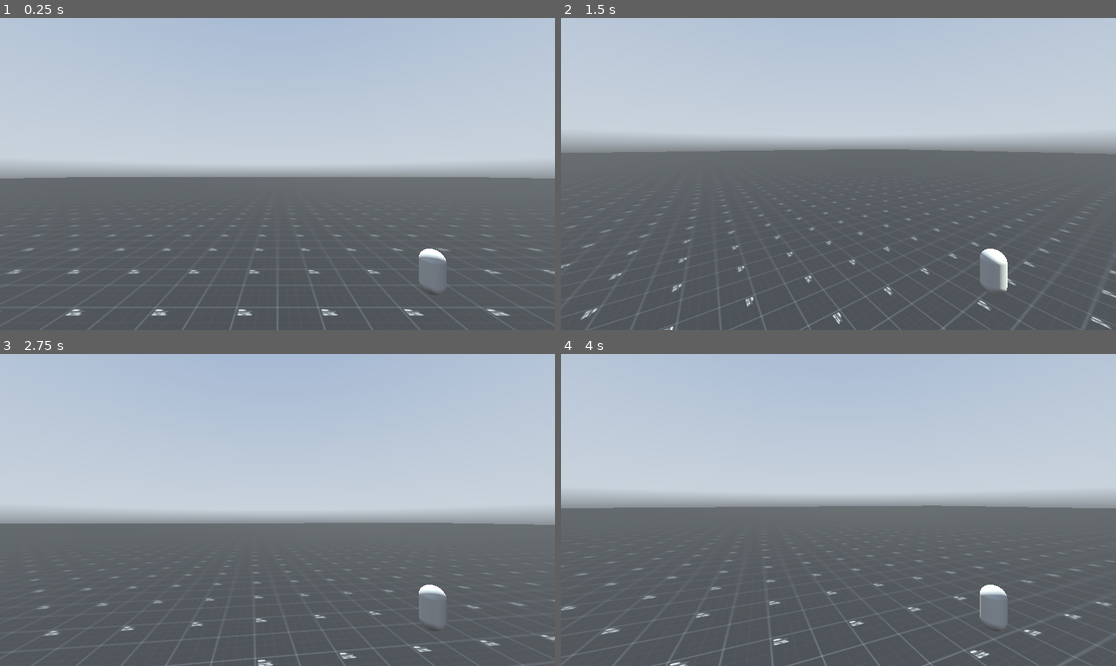
Above: before the commit, frames 1-4 (two rows, left to right).
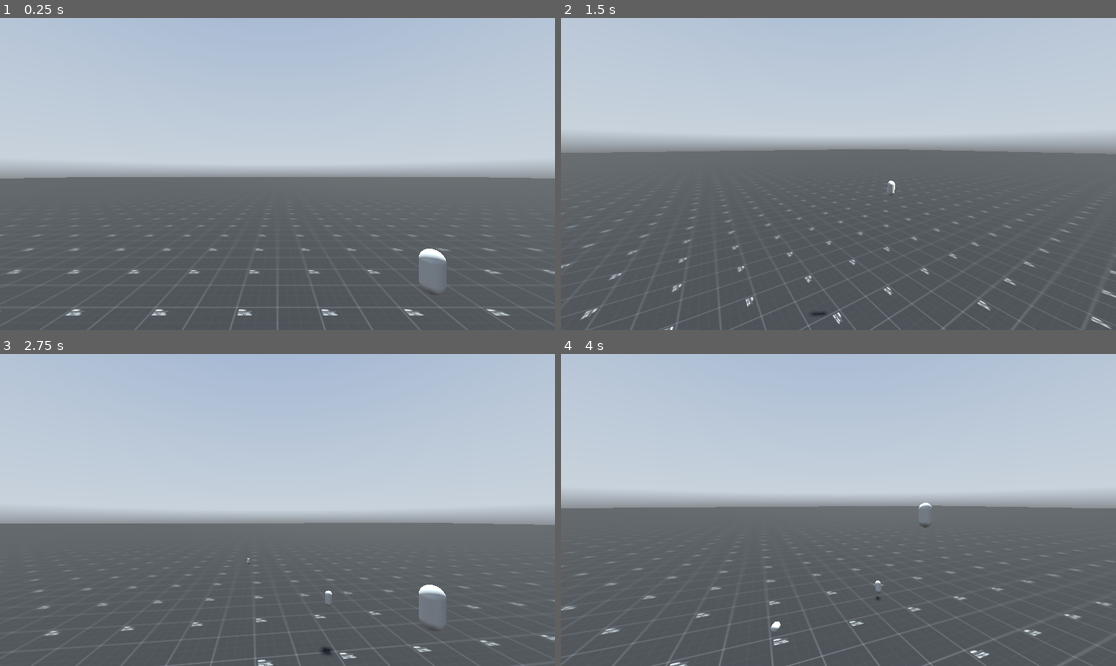
Above: after the commit, the same moments.

Repository: KANAjetzt/MFGJ-S-24-Flashing
Game: Godot game, scene res://main.tscn
Same seed, same stepped clock (60 frames per second), same inputs: the game is played once before the commit and once after it. A sky picture missing from this copy of the repository is replaced by a grey-blue gradient.
Inputs (mouse positions are in pixels of both pictures, inside the frame that each line leads up to):
- Up to frame 1 (0.25 s): no input
- Up to frame 2 (1.5 s): tap Enter at 0.5 s; move the mouse to (866, 174) at 0.52 s; hold W (up) 0.53-1.28 s; hold L (mouse_capture) 0.53-1.28 s; tap Space (jump) at 0.77 s; click (866, 174) at 0.8 s; move the mouse to (727, 189) at 1.27 s; hold S (down) from 1.28 s (still down); click (727, 189) at 1.35 s
- Up to frame 3 (2.75 s): tap Space (jump) at 1.52 s; tap L (mouse_capture) at 1.55 s; move the mouse to (288, 503) at 2.02 s; release S (down) at 2.03 s; hold W (up) from 2.03 s (still down); hold L (mouse_capture) from 2.03 s (still down); click (288, 503) at 2.3 s
- Up to frame 4 (4 s): keep holding W (up); move the mouse to (810, 572) at 2.77 s; release L (mouse_capture) at 2.78 s; click (810, 572) at 2.85 s; tap Space (jump) at 3.02, 3.77 s; tap L (mouse_capture) at 3.05 s; move the mouse to (877, 513) at 3.52 s; hold L (mouse_capture) from 3.53 s (still down); click (877, 513) at 3.8 s

The runs differ from the first frame. In frame 2, 0.6% of the frame differs, in the area x 45-81%, y 52-96%; in frame 3, less than 0.1%; in frame 4, 0.7%, in the area x 37-81%, y 47-89%.

Commit message:
feat: :sparkles: throw

Diff:
--- /dev/null
+++ b/Player/flash.gd
@@ -0,0 +1,12 @@
+class_name Flash
+extends RigidBody3D
+
+
+# Called when the node enters the scene tree for the first time.
+func _ready() -> void:
+	pass # Replace with function body.
+
+
+# Called every frame. 'delta' is the elapsed time since the previous frame.
+func _process(delta: float) -> void:
+	pass
--- /dev/null
+++ b/Player/flash.tscn
@@ -0,0 +1,24 @@
+[gd_scene load_steps=4 format=3 uid="uid://ixqo8lbxbvq7"]
+
+[ext_resource type="Script" path="res://Player/flash.gd" id="1_43v0a"]
+
+[sub_resource type="CapsuleShape3D" id="CapsuleShape3D_3yjbp"]
+radius = 0.05
+height = 0.2
+
+[sub_resource type="CapsuleMesh" id="CapsuleMesh_7rpr1"]
+radius = 0.05
+height = 0.2
+
+[node name="RigidBody3D" type="RigidBody3D"]
+transform = Transform3D(1, 0, 0, 0, 1, 0, 0, 0, 1, 0.7, 0.25, 0)
+freeze = true
+script = ExtResource("1_43v0a")
+metadata/_edit_group_ = true
+
+[node name="CollisionShape3D" type="CollisionShape3D" parent="."]
+shape = SubResource("CapsuleShape3D_3yjbp")
+
+[node name="MeshInstance3D" type="MeshInstance3D" parent="."]
+mesh = SubResource("CapsuleMesh_7rpr1")
+skeleton = NodePath("../..")
--- /dev/null
+++ b/Player/flash_dummy.tscn
@@ -0,0 +1,8 @@
+[gd_scene load_steps=2 format=3 uid="uid://b4sdsx7buvfgt"]
+
+[ext_resource type="PackedScene" uid="uid://ixqo8lbxbvq7" path="res://Player/flash.tscn" id="1_6xuge"]
+
+[node name="RigidBody3D" instance=ExtResource("1_6xuge")]
+
+[node name="CollisionShape3D" parent="." index="0"]
+disabled = true
--- a/Player/player.tscn
+++ b/Player/player.tscn
@@ -1,6 +1,8 @@
 [gd_scene load_steps=7 format=3 uid="uid://tx8rk8l8fp1y"]
 
 [ext_resource type="Script" path="res://player.gd" id="1_bnsm5"]
+[ext_resource type="PackedScene" uid="uid://ixqo8lbxbvq7" path="res://Player/flash.tscn" id="2_7e25n"]
+[ext_resource type="PackedScene" uid="uid://b4sdsx7buvfgt" path="res://Player/flash_dummy.tscn" id="3_eg24w"]
 
 [sub_resource type="StandardMaterial3D" id="StandardMaterial3D_i2yo1"]
 metallic = 0.94
@@ -11,16 +13,11 @@
 [sub_resource type="CapsuleShape3D" id="CapsuleShape3D_3fsqp"]
 height = 1.8
 
-[sub_resource type="CapsuleShape3D" id="CapsuleShape3D_3yjbp"]
-radius = 0.05
-height = 0.2
-
-[sub_resource type="CapsuleMesh" id="CapsuleMesh_7rpr1"]
-radius = 0.05
-height = 0.2
-
 [node name="Player" type="CharacterBody3D"]
 script = ExtResource("1_bnsm5")
+flash_scene = ExtResource("2_7e25n")
+flash_dummy_scene = ExtResource("3_eg24w")
+throw_force_multiplier = 10.0
 
 [node name="MeshInstance3D" type="MeshInstance3D" parent="."]
 transform = Transform3D(1, 0, 0, 0, 1, 0, 0, 0, 1, 0, 0.960043, 0)
@@ -35,19 +32,13 @@
 unique_name_in_owner = true
 transform = Transform3D(1, 0, 0, 0, 1, 0, 0, 0, 1, 0, 1.70092, 0)
 
-[node name="Camera3D" type="Camera3D" parent="Head"]
+[node name="Camera" type="Camera3D" parent="Head"]
+unique_name_in_owner = true
 
 [node name="Hand" type="Node3D" parent="Head"]
-transform = Transform3D(1, 0, 0, 0, 1, 0, 0, 0, 1, 0, -0.691174, -0.920213)
+unique_name_in_owner = true
+transform = Transform3D(1, 0, 0, 0, 1, 0, 0, 0, 1, 0.70099, -0.443401, -0.920213)
 
-[node name="RigidBody3D" type="RigidBody3D" parent="Head/Hand"]
-transform = Transform3D(1, 0, 0, 0, 1, 0, 0, 0, 1, 0.7, 0.25, 0)
-freeze = true
-metadata/_edit_group_ = true
-
-[node name="CollisionShape3D" type="CollisionShape3D" parent="Head/Hand/RigidBody3D"]
-shape = SubResource("CapsuleShape3D_3yjbp")
-
-[node name="MeshInstance3D" type="MeshInstance3D" parent="Head/Hand/RigidBody3D"]
-mesh = SubResource("CapsuleMesh_7rpr1")
-skeleton = NodePath("../..")
+[node name="FlashDummy" parent="Head/Hand" instance=ExtResource("3_eg24w")]
+unique_name_in_owner = true
+transform = Transform3D(1, 0, 0, 0, 1, 0, 0, 0, 1, -0.000989974, 0.00222743, 0)
--- /dev/null
+++ b/Singletons/global.gd
@@ -0,0 +1,12 @@
+extends Node
+
+
+signal world_ready
+
+var is_world_ready := false :
+	set(new_value):
+		is_world_ready = new_value
+		if new_value == true:
+			world_ready.emit()
+var is_mouse_locked := true
+var flash_container: Node
--- a/main.gd
+++ b/main.gd
@@ -1,18 +1,33 @@
 extends Node3D
 
 
-var mouse_locked := true
+@onready var flash_container: Node = %FlashContainer
+@onready var player: Player = %Player
 
 
 func _ready() -> void:
 	Input.mouse_mode = Input.MOUSE_MODE_CAPTURED
+	Global.is_world_ready = true
+	Global.flash_container = flash_container
+
+	player.take()
+	player.throw.connect(_on_player_throw)
 
 
 func _input(event: InputEvent) -> void:
 	if event.is_action_pressed("mouse_capture"):
-		if mouse_locked:
+		if Global.is_mouse_locked:
 			Input.mouse_mode = Input.MOUSE_MODE_VISIBLE
-			mouse_locked = false
+			Global.is_mouse_locked = false
 		else:
 			Input.mouse_mode = Input.MOUSE_MODE_CAPTURED
-			mouse_locked = true
+			Global.is_mouse_locked = true
+
+
+func _on_player_throw(flash: Flash, origin: Vector3, force: Vector3) -> void:
+	flash.global_position = origin
+	flash_container.add_child(flash)
+	flash.freeze = false
+	flash.apply_impulse(force, origin)
+	await get_tree().create_timer(0.25).timeout
+	player.take()
--- a/main.tscn
+++ b/main.tscn
@@ -29,10 +29,11 @@
 script = ExtResource("1_7xypt")
 
 [node name="Player" parent="." instance=ExtResource("1_x5tb4")]
+unique_name_in_owner = true
 
 [node name="Floor" parent="." instance=ExtResource("1_i4e41")]
 size = Vector3(200, 0.05, 200)
-material = SubResource("StandardMaterial3D_s4h08")
+material = SubResource("StandardMaterial3D_ub4f2")
 
 [node name="World" type="Node" parent="."]
 
@@ -43,3 +44,6 @@
 
 [node name="WorldEnvironment" type="WorldEnvironment" parent="World"]
 environment = SubResource("Environment_cwelm")
+
+[node name="FlashContainer" type="Node" parent="."]
+unique_name_in_owner = true
--- a/player.gd
+++ b/player.gd
@@ -1,11 +1,20 @@
 extends CharacterBody3D
+class_name Player
 
+signal throw(flash: Flash, origin: Vector3, force: Vector3)
+
+@export var flash_scene: PackedScene
+@export var flash_dummy_scene: PackedScene
+@export_range(1.0, 10.0, 1.0) var throw_force_multiplier: float
 
 const SPEED = 5.0
 const JUMP_VELOCITY = 4.5
 const MOUSE_SENSITIVITY = 0.25
 
 @onready var head: Node3D = %Head
+@onready var hand: Node3D = %Hand
+@onready var camera: Camera3D = %Camera
+@onready var flash_dummy: Flash = %FlashDummy
 
 
 func _input(event: InputEvent) -> void:
@@ -13,6 +22,9 @@
 		rotate_y(deg_to_rad(-event.relative.x * MOUSE_SENSITIVITY))
 		head.rotate_x(deg_to_rad(-event.relative.y * MOUSE_SENSITIVITY))
 		head.rotation.x = clamp(head.rotation.x, deg_to_rad(-89), deg_to_rad(89))
+
+	if event.is_action_pressed("throw"):
+		init_throw()
 
 
 func _physics_process(delta: float) -> void:
@@ -38,5 +50,10 @@
 	move_and_slide()
 
 
-func throw() -> void:
-	pass
+func take() -> void:
+	flash_dummy.show()
+
+
+func init_throw() -> void:
+	flash_dummy.hide()
+	throw.emit(flash_scene.instantiate(), hand.global_position, -camera.get_global_transform().basis.z * throw_force_multiplier)
--- a/project.godot
+++ b/project.godot
@@ -14,6 +14,10 @@
 run/main_scene="res://main.tscn"
 config/features=PackedStringArray("4.3", "GL Compatibility")
 config/icon="res://icon.svg"
+
+[autoload]
+
+Global="*res://Singletons/global.gd"
 
 [input]
 
@@ -47,6 +51,11 @@
 "events": [Object(InputEventKey,"resource_local_to_scene":false,"resource_name":"","device":-1,"window_id":0,"alt_press …(192 unchanged characters)…
 ]
 }
+throw={
+"deadzone": 0.5,
+"events": [Object(InputEventMouseButton,"resource_local_to_scene":false,"resource_name":"","device":-1,"window_id":0,"alt_pressed":false,"shift_pressed":false,"ctrl_pressed":false,"meta_pressed":false,"button_mask":1,"position":Vector2(159, 17),"global_position":Vector2(168, 63),"factor":1.0,"button_index":1,"canceled":false,"pressed":true,"double_click":false,"script":null)
+]
+}
 
 [rendering]
 
Not shown: 1 places in main.tscn that only renumber resources
